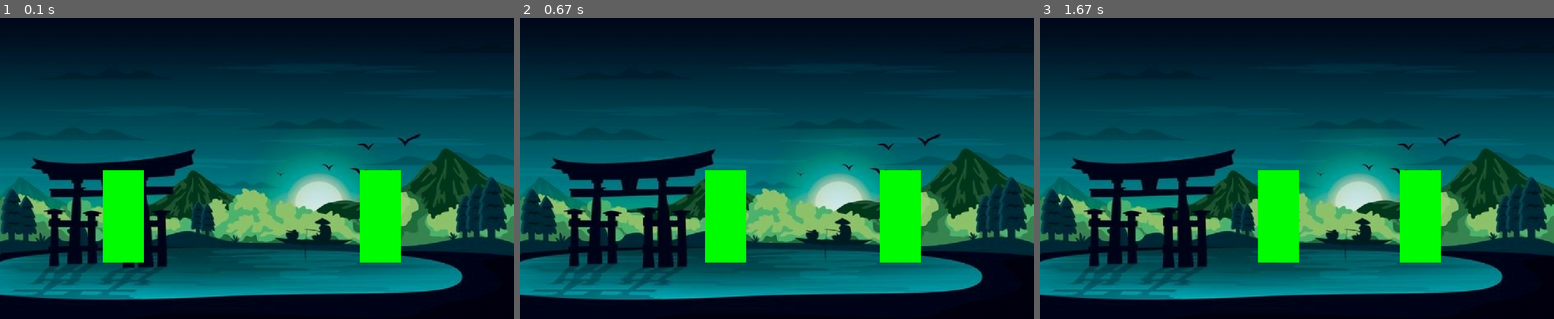
Above: before the commit, frames 1-3 (left to right).
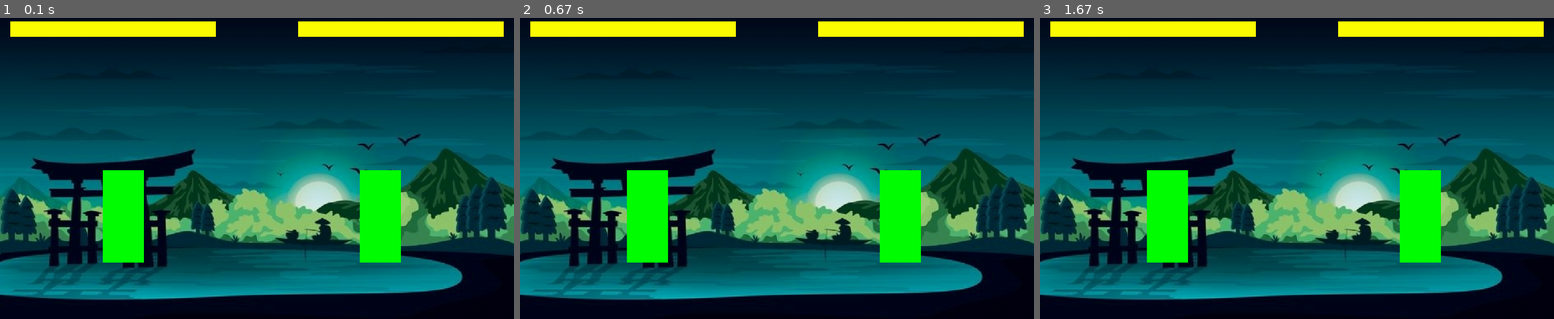
Above: after the commit, the same moments.

Repository: dimplease/pygameproject
Game: pygame game, started from level2.py
Same seed, same stepped clock (60 frames per second), same inputs: the game is played once before the commit and once after it.
Inputs:
- Up to frame 1 (0.1 s): no input
- Up to frame 2 (0.67 s): hold L from 0.33 s (still down); hold Right from 0.33 s (still down)
- Up to frame 3 (1.67 s): release L at 0.8 s; release Right at 0.8 s

The runs differ from the first frame. In frame 1, 4.1% of the frame differs, in the area x 2-98%, y 1-7%; in frame 2, 9.0%; in frame 3, 9.1%, in the area x 2-98%, y 1-82%.

Commit message:
изменение оставшихся сил при нанесении удара

Diff:
--- a/level2.py
+++ b/level2.py
@@ -18,6 +18,13 @@
     scaled_background = pygame.transform.scale(background, (screen_width, screen_height))
     screen.blit(scaled_background, (0, 0))
 
+
+def xp_bar(xp, x, y):
+    ratio = xp / 100
+    pygame.draw.rect(screen, (255, 0, 0), (x, y, 400, 30))
+    pygame.draw.rect(screen, (255, 255, 0), (x, y, 400 * ratio, 30))
+
+
 firstfighter = Fighter(200, 310)
 secondfighter = Fighter(700, 310)
 
@@ -28,7 +35,10 @@
 while action:
     clock.tick(60)
     drawing_background()
-    firstfighter.moving()
+    xp_bar(firstfighter.xp, 20, 20)
+    xp_bar(secondfighter.xp, 580, 20)
+
+    firstfighter.moving(screen, secondfighter)
     #secondfighter.moving()
     firstfighter.draw(screen)
     secondfighter.draw(screen)
--- a/main.py
+++ b/main.py
@@ -2,35 +2,45 @@
 
 class Fighter():
     def __init__(self, x, y):
+        self.flip = False
         self.rect = pygame.Rect((x, y, 80, 180))
         self.yspeed = 0
         self.jumppossibility = False
         self.attackoption = 0
+        self.attacking = False
+        self.xp = 100
 
     def draw(self, surface):
         pygame.draw.rect(surface, (0, 255, 0), self.rect)
 
-    """def attack(self):
-        attackingrect = pygame.Rect()"""
-    def moving(self):
+    def attack(self, surface, target):
+        self.attacking = True
+        attackingrect = pygame.Rect(self.rect.centerx - (2 * self.rect.width * self.flip), self.rect.y, 2 * self.rect.width, self.rect.height)
+        pygame.draw.rect(surface, (255, 0, 0), attackingrect)
+        if attackingrect.colliderect(target.rect):
+            target.xp -= 10
+
+    def moving(self, surface, target):
         speed = 8
         xcoor = 0
         ycoor = 0
         grav = 2
         key = pygame.key.get_pressed()
 
-        if key[pygame.K_LEFT]:
-            xcoor = -speed
-        if key[pygame.K_RIGHT]:
-            xcoor = speed
-        if key[pygame.K_UP] and self.jumppossibility is False:
-            self.yspeed = -30
-            self.jumppossibility = True
-        if key[pygame.K_l] or key[pygame.K_k]:
-            if key[pygame.K_l]:
-                self.attackoption = 1
-            if key[pygame.K_k]:
-                self.attackoption = 2
+        if self.attacking is False:
+            if key[pygame.K_LEFT]:
+                xcoor = -speed
+            if key[pygame.K_RIGHT]:
+                xcoor = speed
+            if key[pygame.K_UP] and self.jumppossibility is False:
+                self.yspeed = -30
+                self.jumppossibility = True
+            if key[pygame.K_l] or key[pygame.K_k]:
+                self.attack(surface, target)
+                if key[pygame.K_l]:
+                    self.attackoption = 1
+                if key[pygame.K_k]:
+                    self.attackoption = 2
 
         self.yspeed += grav
         ycoor += self.yspeed
@@ -44,5 +54,10 @@
             self.jumppossibility = False
             ycoor = 490 - self.rect.bottom
 
+        if target.rect.centerx > self.rect.centerx:
+            self.flip = False
+        else:
+            self.flip = True
+
         self.rect.x += xcoor
         self.rect.y += ycoor
